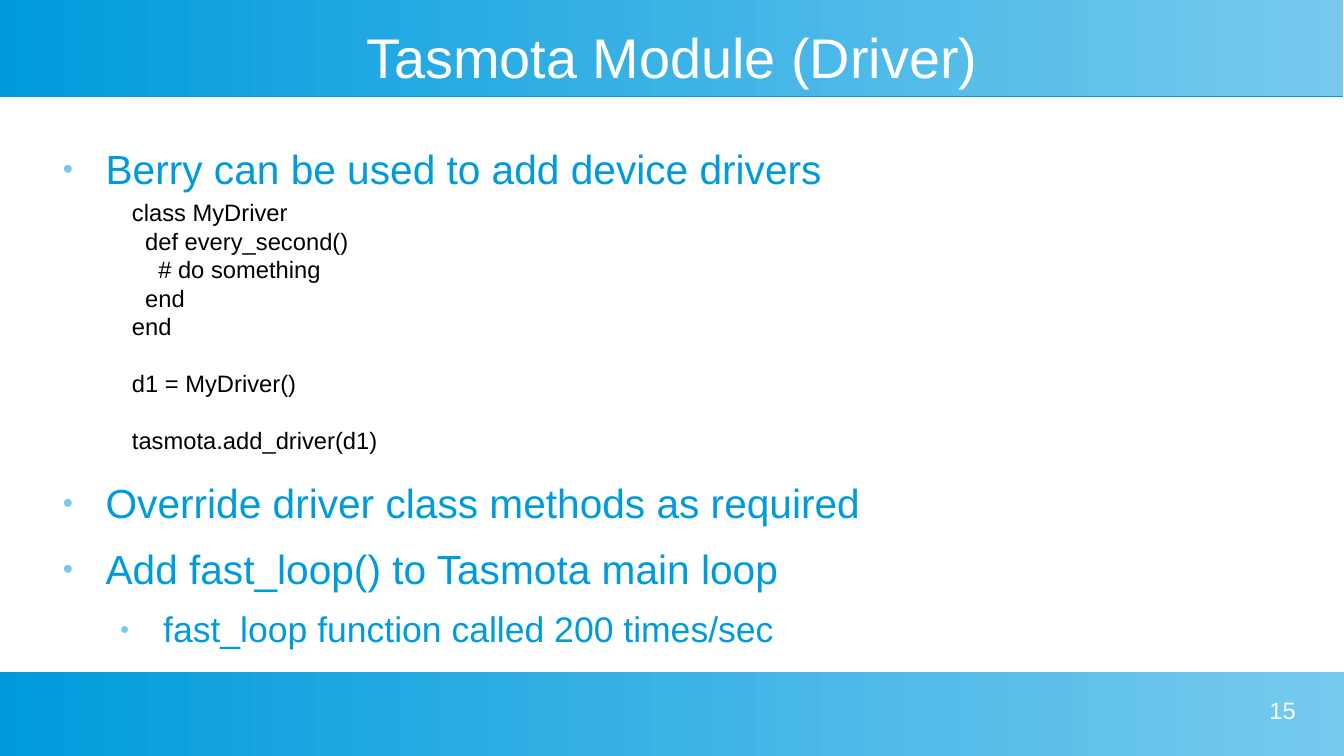
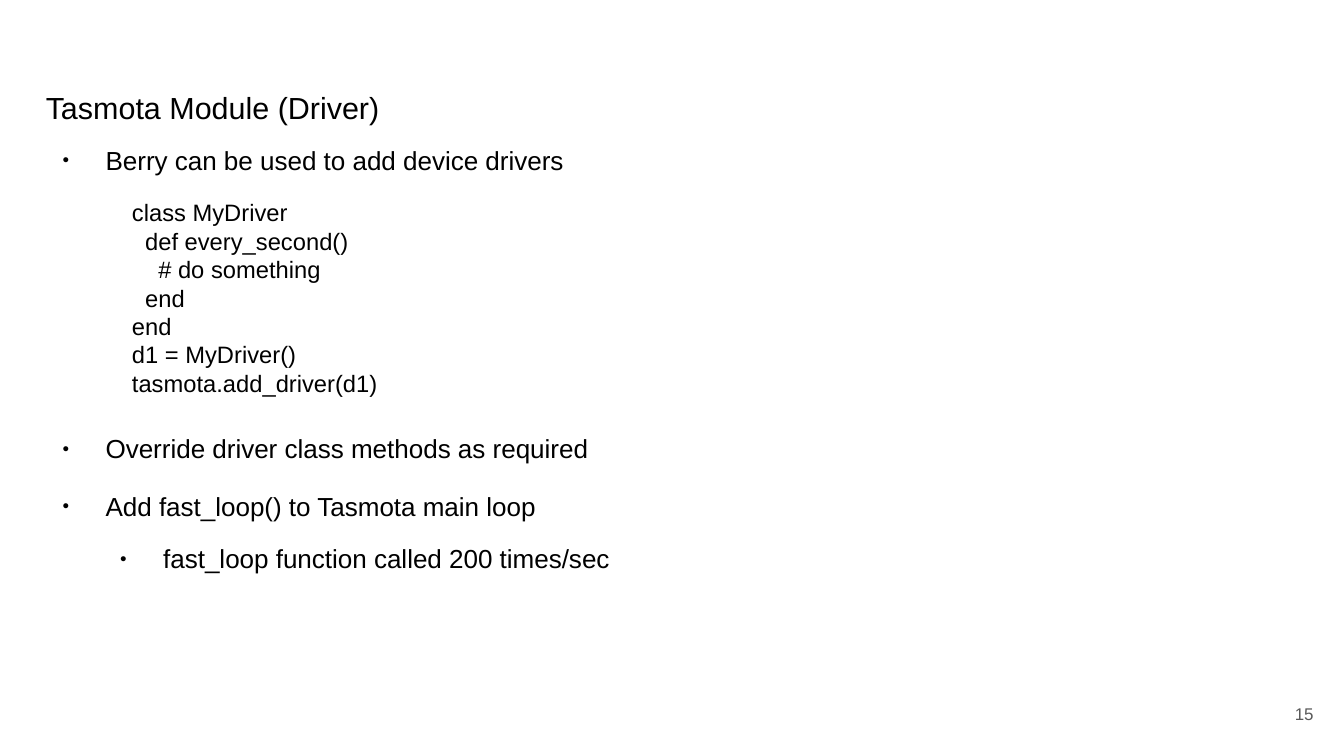
Before and after one commit to darrylb123/EO2024, a slide deck: slide 15 of EO2024-Tasmota+Berry.odp. Drawn at 1344x756 pixels with LibreOffice and Linux fonts; fonts in the diff are those of the drawing; background and template pictures are left out. Boxes give left, top, right and bottom in pixels: in the first picture for what was removed or moved away, otherwise in the second. Text is boxed around its words. In the diff, an @@ line names an element or a change of style, - is before the commit and + after.

```diff
--- a/EO2024-Tasmota+Berry.odp
+++ b/EO2024-Tasmota+Berry.odp
@@ rectangle removed at <box>0,0,1344,96</box> @@
@@ title "Tasmota Module (Driver)": place and size @@
-title "Tasmota Module (Driver)" at <box>366,37,977,88</box>
+title "Tasmota Module (Driver)" at <box>46,97,379,125</box>
@@ title "Tasmota Module (Driver)" at <box>46,97,379,125</box>: size 33 to 18 pt, text colour #FFFFFF to #000000; alignment centre to left @@
@@ text "Berry can be used to ..." at <box>106,151,610,574</box>: size 24 to 15.4 pt in "Berry can be used to add device ...", "Override driver class methods as required", "Add fast_loop() to Tasmota main loop"; text colour #009BDD to #000000; size 21 to 15.4 pt in "fast_loop function called 200 times/sec"; more space between paragraphs; bullet colour #77CAEE to #000000 @@
@@ text "class MyDriver" rewrapped from <box>132,203,377,454</box> to <box>132,203,377,397</box> @@
@@ rectangle removed at <box>0,672,1344,756</box> @@
@@ page number: place and size @@
-page number at <box>1269,702,1295,719</box>
+page number at <box>1295,708,1314,720</box>
@@ page number at <box>1295,708,1314,720</box>: size 14 to 10 pt, text colour #FFFFFF to #595959; vertical alignment top to middle @@
```
Also in this commit, not shown: 19 other slides changed.
